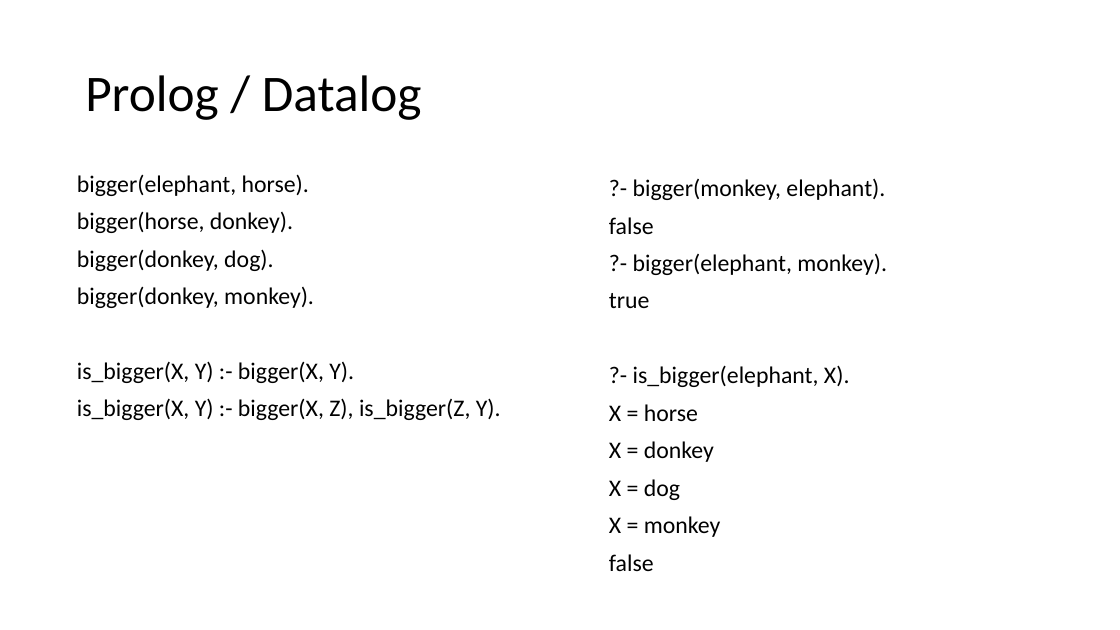
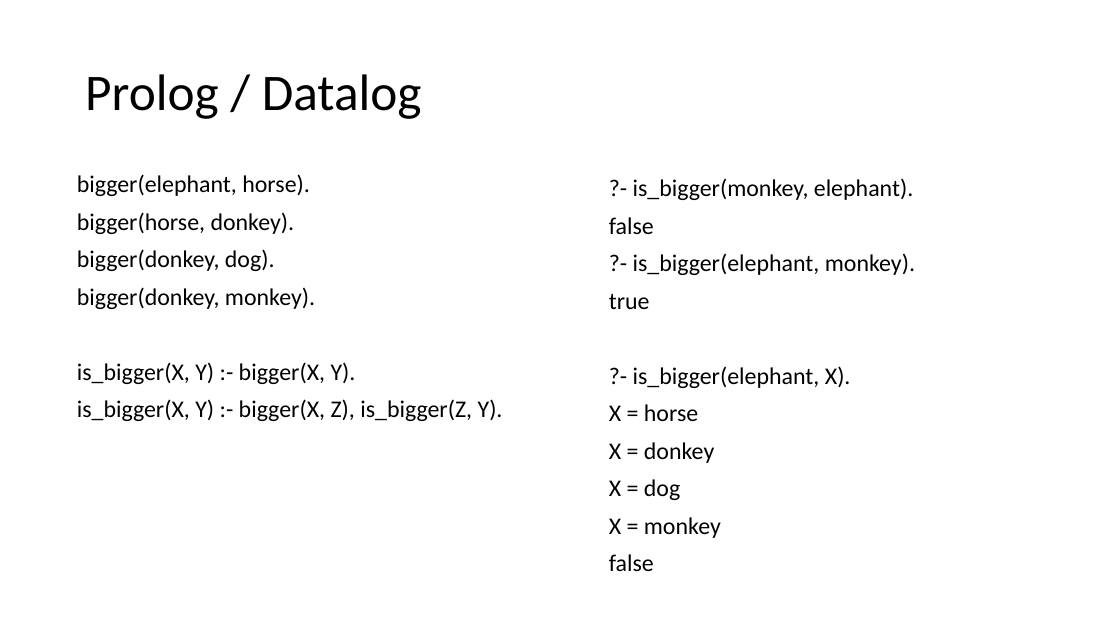
Before and after one commit to janmazak/db_praktikum, a slide deck: slide 9 of stranka/01/prolog.pptx. Drawn at 1120x630 pixels with LibreOffice and Linux fonts; fonts in the diff are those of the drawing. Boxes give left, top, right and bottom in pixels: in the first picture for what was removed or moved away, otherwise in the second. Text is boxed around its words. In the diff, an @@ line names an element or a change of style, - is before the commit and + after.

```diff
--- a/stranka/01/prolog.pptx
+++ b/stranka/01/prolog.pptx
@@ text "bigger(elephant, horse)." at bbox=[77, 174, 503, 421]: size 20.4 to 20.5 pt @@
@@ text at bbox=[633, 178, 913, 200]: text changed; size 20.4 to 20.5 pt @@
-?- bigger(monkey, elephant).
+?- is_bigger(monkey, elephant).
@@ text at bbox=[609, 217, 851, 571]: size 20.4 to 20.5 pt in "false", "true", "?- is_bigger(elephant, X).", "X = horse" and 4 more places @@
@@ text at bbox=[633, 254, 915, 275]: text changed; size 20.4 to 20.5 pt @@
-?- bigger(elephant, monkey).
+?- is_bigger(elephant, monkey).
```
Also in this commit, not shown: 4 other slides changed, 1 other file.
